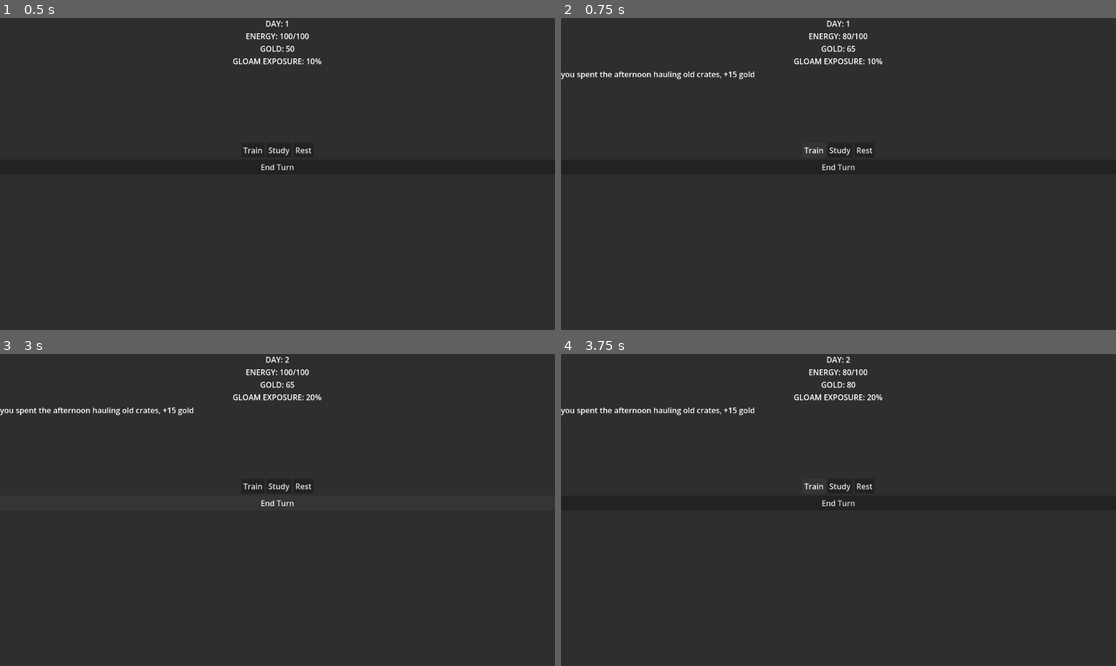
Above: before the commit, frames 1-4 (two rows, left to right).
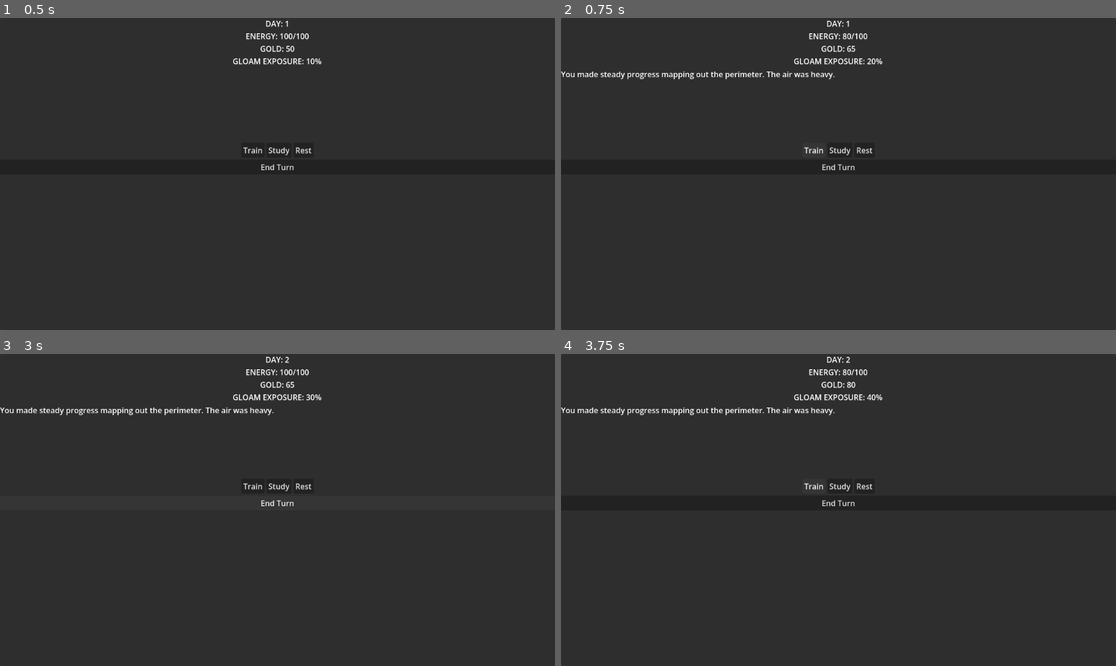
Above: after the commit, the same moments.

Repository: valordye/menu-testing
Game: Godot game, scene res://game_manager.tscn
Same seed, same stepped clock (60 frames per second), same inputs: the game is played once before the commit and once after it. The project has no main scene, so this scene is started directly.
Inputs:
- Up to frame 1 (0.5 s): no input
- Up to frame 2 (0.75 s): click "Train" at 0.5 s
- Up to frame 3 (3 s): click "Study" at 1.25 s; click "Rest" at 2 s; click "End Turn" at 2.75 s
- Up to frame 4 (3.75 s): click "Train" at 3.5 s

Frame 1 is identical in both runs. In frame 2, 0.5% of the frame differs, in the area x 0-56%, y 12-20%; in frame 3, 0.5%; in frame 4, 0.5%.

Commit message:
Pre data and view separation

Diff:
--- a/scripts/game_manager.gd
+++ b/scripts/game_manager.gd
@@ -37,8 +37,21 @@
 func _on_train_button_pressed():
 	if energy >=20:
 		energy -= 20
-		gold += 15
-		log_display.text = "you spent the afternoon hauling old crates, +15 gold"
+
+		#randomization, roll a 100-sided die
+		var roll: int = randi_range(1,100)
+
+		if roll > 80:
+			gold += 50
+			exposure += 5
+			log_display.text = "CRITICAL FIND! discover hidden cache of coins (+50 Gold)"
+		elif roll < 20:
+			exposure += 25
+			log_display.text = "DANGER: a gust of wind blew a pocket of stagnant Gloam right into your face (+25% Exposure)"
+		else:
+			exposure += 10
+			gold += 15
+			log_display.text = "You made steady progress mapping out the perimeter. The air was heavy. "
 		update_ui_text()
 
 func _on_study_button_pressed():
